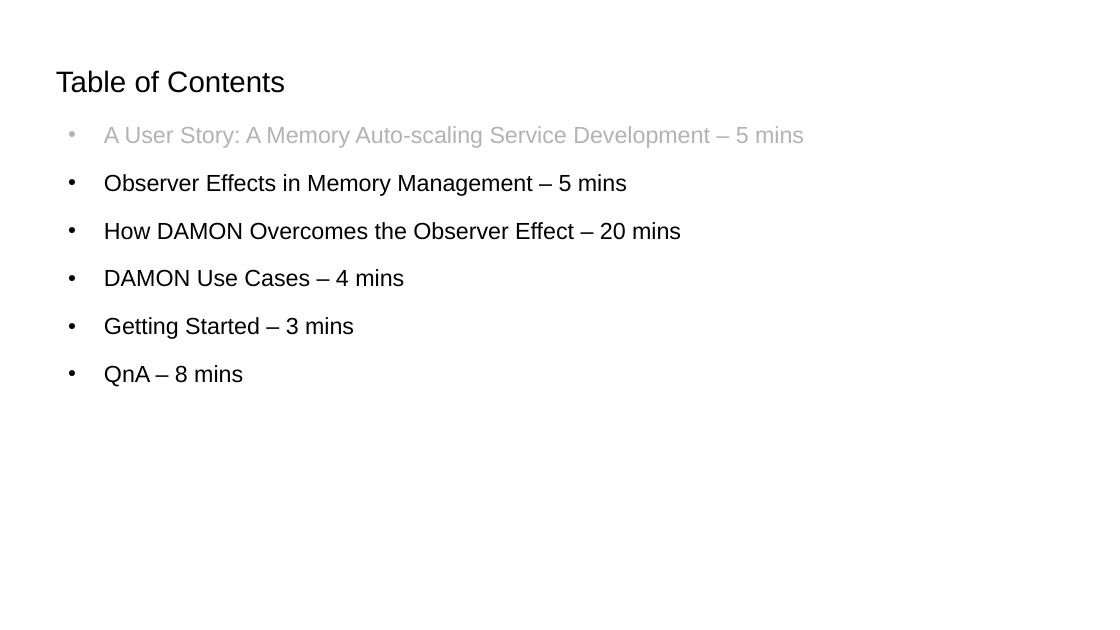
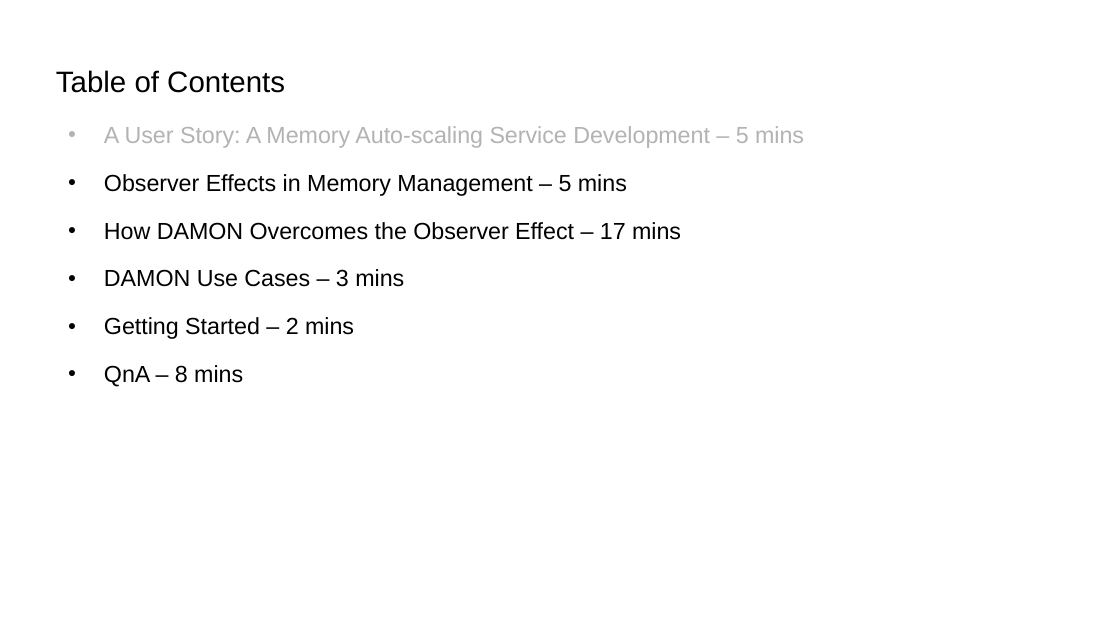
Before and after one commit to damonitor/talks, a slide deck: slide 10 of 2025/kernel_recipes/damon_kernel_recipes2025.odp. Drawn at 1120x630 pixels with LibreOffice and Linux fonts; fonts in the diff are those of the drawing. Boxes give left, top, right and bottom in pixels: in the first picture for what was removed or moved away, otherwise in the second. Text is boxed around its words. In the diff, an @@ line names an element or a change of style, - is before the commit and + after.

```diff
--- a/2025/kernel_recipes/damon_kernel_recipes2025.odp
+++ b/2025/kernel_recipes/damon_kernel_recipes2025.odp
@@ text at <box>104,222,681,339</box>: text changed @@
-● How DAMON Overcomes the Observer Effect – 20 mins
-● DAMON Use Cases – 4 mins
-● Getting Started – 3 mins
+● How DAMON Overcomes the Observer Effect – 17 mins
+● DAMON Use Cases – 3 mins
+● Getting Started – 2 mins
```
Also in this commit, not shown: 2 other slides changed, 1 other file.
